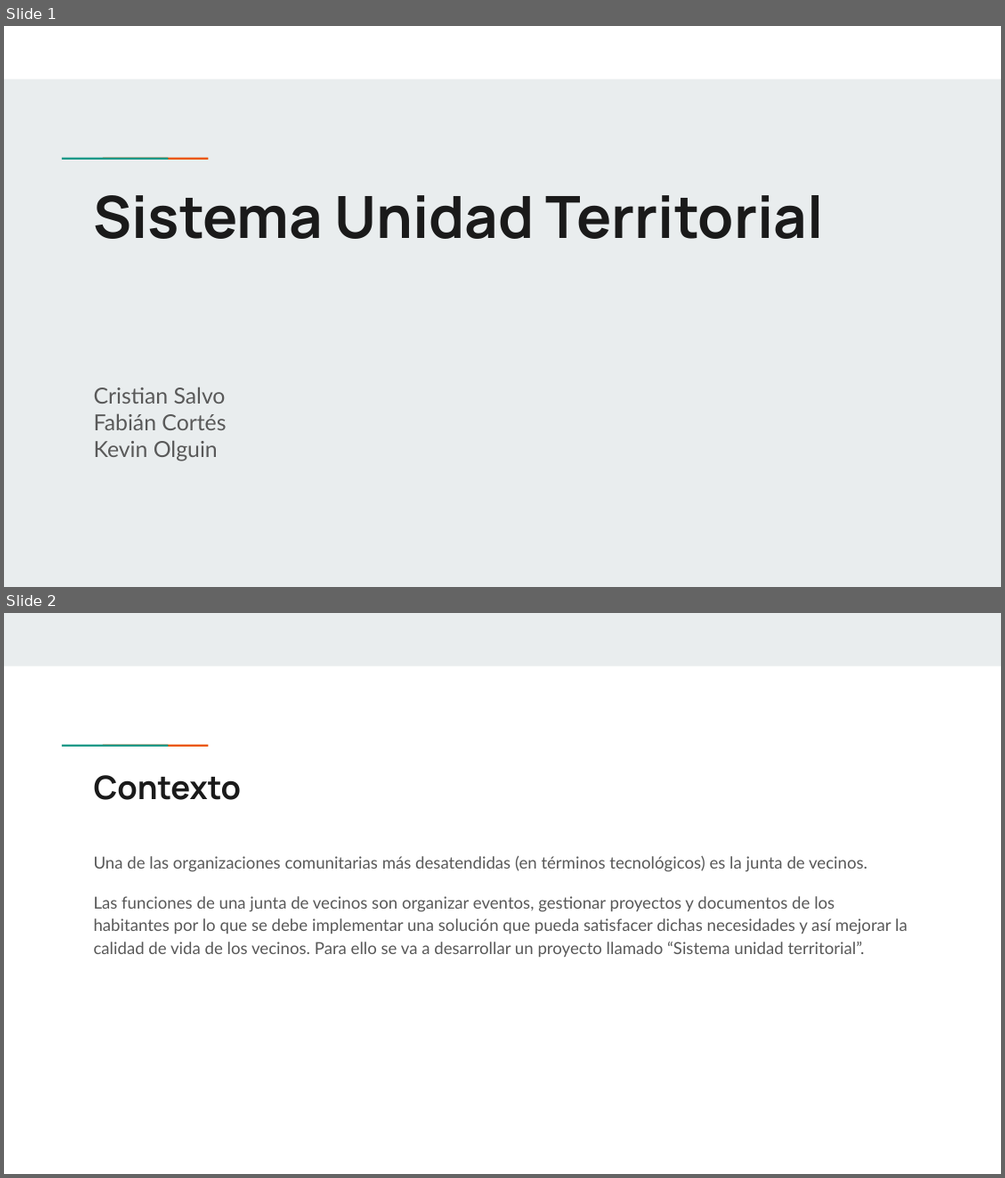
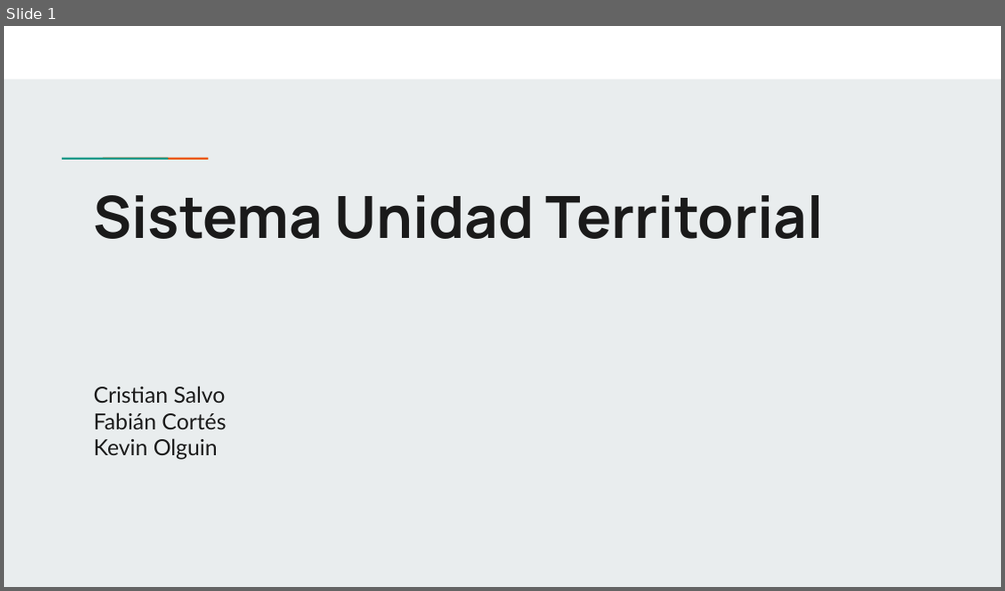
Before and after one commit to KevinOlguin003D/Unidad-Territorial, a slide deck: Fase_1/Evidencias_Grupales/Presentacion_proyecto.pptx. Shown one above the other, each under a label of ours: slides 1 and 2 before the commit, slide 1 after it. The pictures are 1005x1178 and 1005x591 pixels, drawn with LibreOffice and Linux fonts; fonts in the diff are those of the drawing. Boxes give left, top, right and bottom in pixels: in the first picture for what was removed or moved away, otherwise in the second. Text is boxed around its words. In the diff, an @@ line names an element or a change of style, - is before the commit and + after.

```diff
--- a/Fase_1/Evidencias_Grupales/Presentacion_proyecto.pptx
+++ b/Fase_1/Evidencias_Grupales/Presentacion_proyecto.pptx
@@ slide 2 removed at (x1=4, y1=613, x2=1001, y2=1174), background #FFFFFF; not listed: 2 template elements that a slide beside it also shows @@
@@ rectangle removed at (x1=4, y1=613, x2=1001, y2=666) @@
@@ title removed at (x1=94, y1=775, x2=242, y2=800) @@
-Contexto
@@ text removed at (x1=94, y1=856, x2=907, y2=957) @@
-Una de las organizaciones comunitarias más desatendidas (en términos tecnológicos) es la junta de vecinos.
-Las funciones de una junta de vecinos son organizar eventos, gestionar proyectos y documentos de los habitantes por lo que se debe implementar una solución que pueda satisfacer dichas necesidades y así mejorar la calidad de vida de los vecinos. Para ello se va a desarrollar un proyecto llamado “Sistema unidad territorial”.
@@ slide 1 changed as well @@
@@ subtitle "Cristian Salvo" at (x1=94, y1=386, x2=226, y2=459): text colour #595959 to #1A1A1A @@
```
Also in this commit, not shown: 4 other slides changed, 5 slides added, 1 other slide removed, 1 other file.
